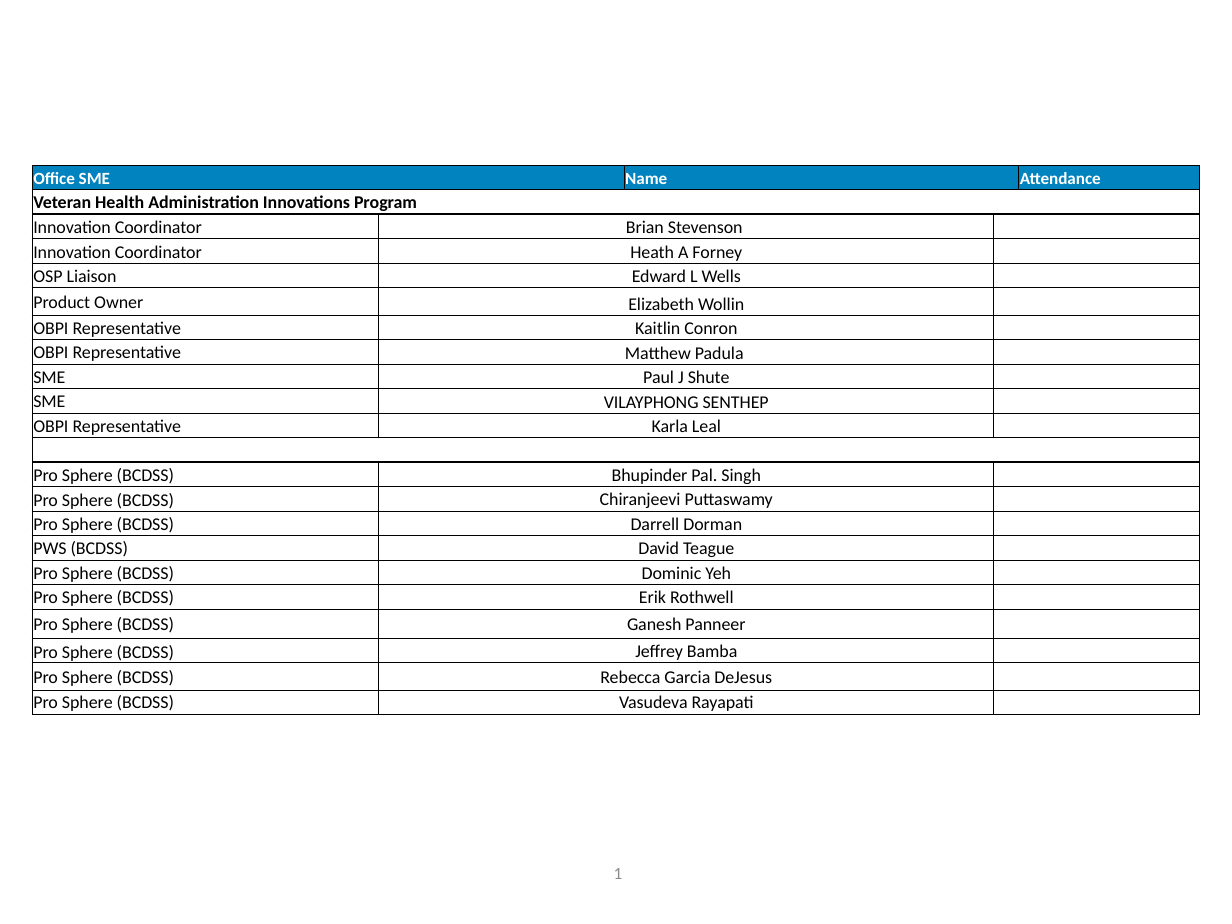
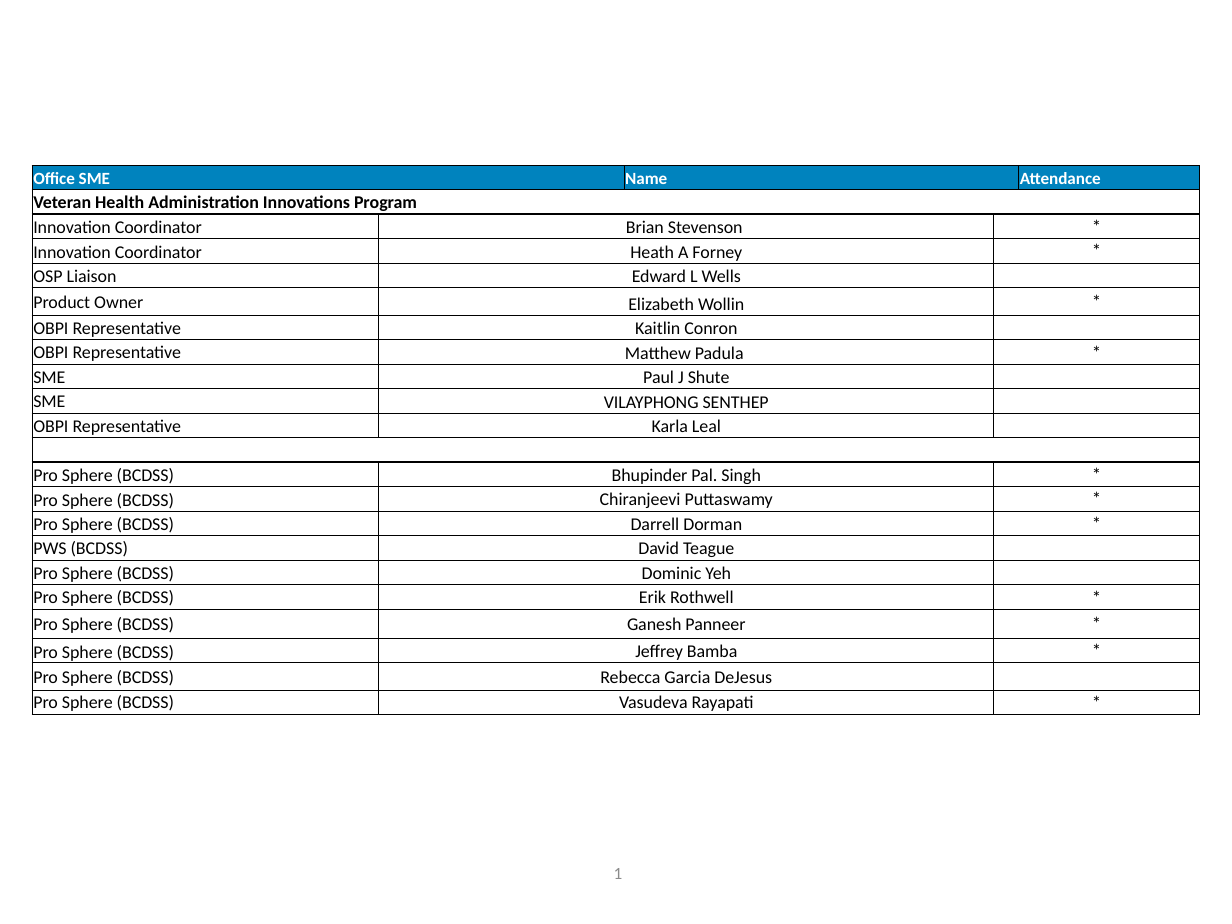
Before and after one commit to VHAINNOVATIONS/BCDS, a slide deck: slide 2 of Documentation/Meeting Minutes/Sprint Review and Planning Meeting/BCDSS_Sprint_2_Review_Sprint_3_Planning.pptx. Drawn at 1232x924 pixels with LibreOffice and Linux fonts; fonts in the diff are those of the drawing; background and template pictures are left out. Boxes give left, top, right and bottom in pixels: in the first picture for what was removed or moved away, otherwise in the second. Text is boxed around its words. In the diff, an @@ line names an element or a change of style, - is before the commit and + after.

```diff
--- a/Documentation/Meeting Minutes/Sprint Review and Planning Meeting/BCDSS_Sprint_2_Review_Sprint_3_Planning.pptx
+++ b/Documentation/Meeting Minutes/Sprint Review and Planning Meeting/BCDSS_Sprint_2_Review_Sprint_3_Planning.pptx
@@ table at bbox=[32, 165, 1199, 715] @@
-row 3, column 4: 
+row 3, column 4: *
-row 4, column 4: 
+row 4, column 4: *
-row 6, column 4: 
+row 6, column 4: *
-row 8, column 4: 
+row 8, column 4: *
-row 13, column 4: 
+row 13, column 4: *
-row 14, column 4: 
+row 14, column 4: *
-row 15, column 4: 
+row 15, column 4: *
-row 18, column 4: 
+row 18, column 4: *
-row 19, column 4: 
+row 19, column 4: *
-row 20, column 4: 
+row 20, column 4: *
-row 22, column 4: 
+row 22, column 4: *
```
Also in this commit, not shown: 8 other slides changed.
